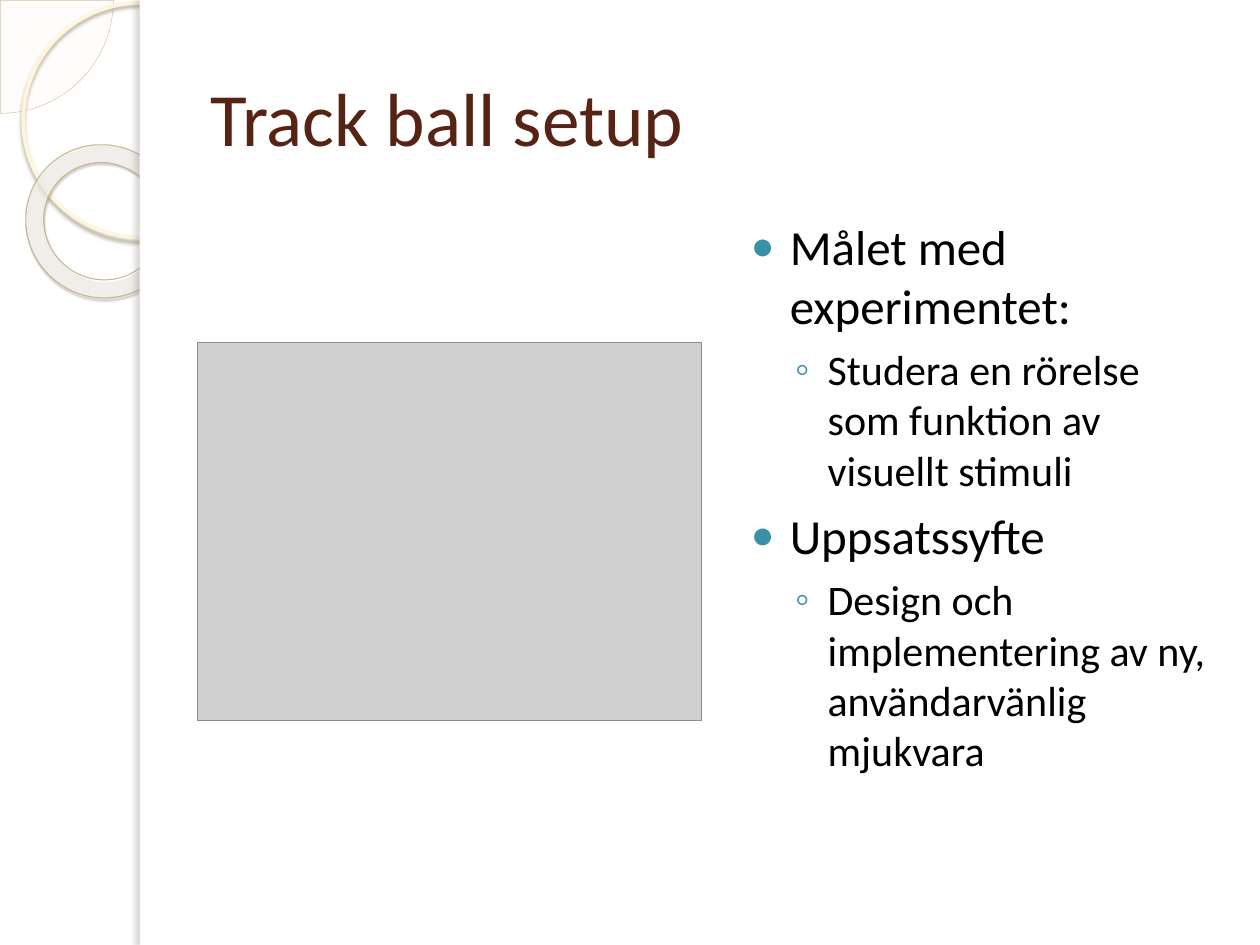
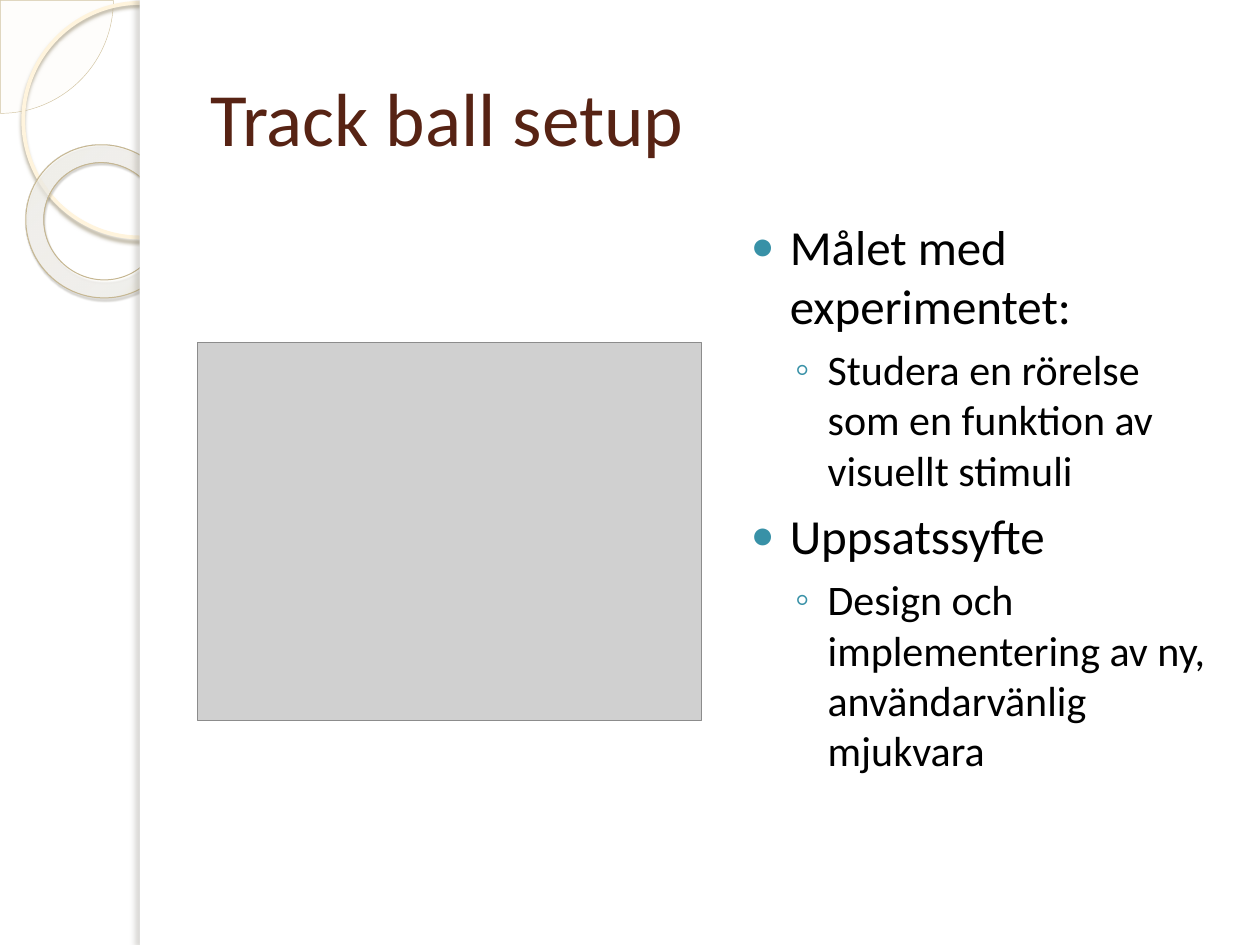
Before and after one commit to jakelamotta/master_thesis, a slide deck: slide 4 of presentations/presentation_swe.pptx. Drawn at 1260x945 pixels with LibreOffice and Linux fonts; fonts in the diff are those of the drawing; grey boxes stand for pictures; background and template pictures are left out. Boxes give left, top, right and bottom in pixels: in the first picture for what was removed or moved away, otherwise in the second. Text is boxed around its words. In the diff, an @@ line names an element or a change of style, - is before the commit and + after.

Commit message:
done

```diff
--- a/presentations/presentation_swe.pptx
+++ b/presentations/presentation_swe.pptx
@@ text at bbox=[828, 355, 1153, 487]: text changed @@
-  ◦ Studera en rörelse som funktion av visuellt stimuli
+  ◦ Studera en rörelse som en funktion av visuellt stimuli
```
Also in this commit, not shown: 5 other slides changed.
